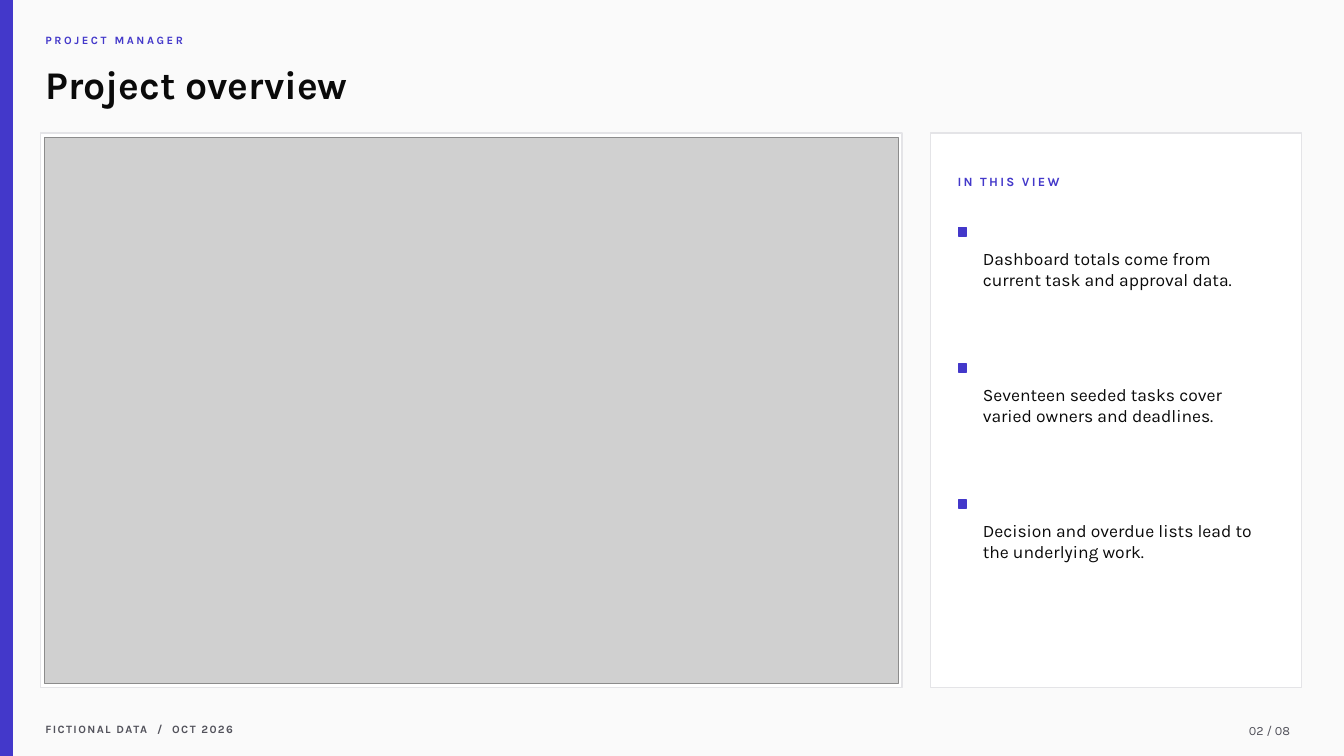
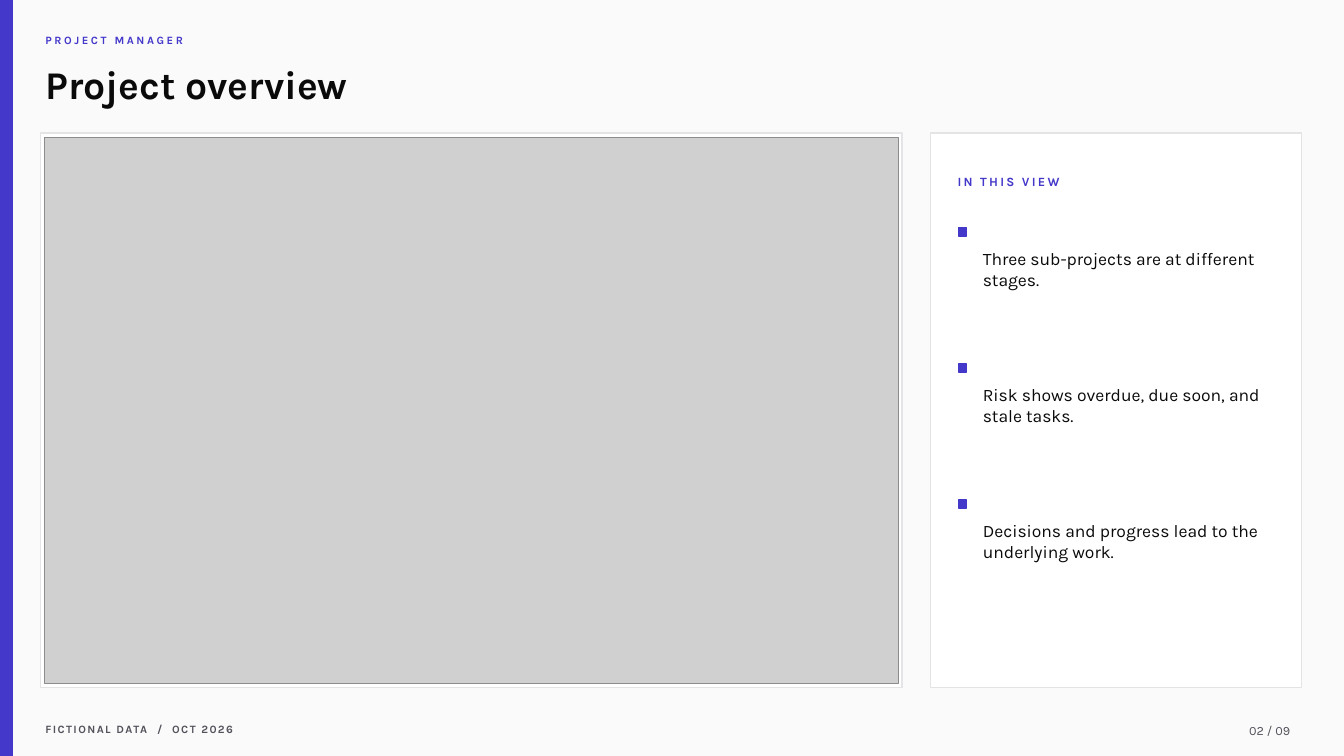
Before and after one commit to samarth-biztel/CVRDE, a slide deck: slide 2 of docs/CVRDE_Demo_Presentation.pptx. Drawn at 1344x756 pixels with LibreOffice and Linux fonts; fonts in the diff are those of the drawing; grey boxes stand for pictures. Boxes give left, top, right and bottom in pixels: in the first picture for what was removed or moved away, otherwise in the second. Text is boxed around its words. In the diff, an @@ line names an element or a change of style, - is before the commit and + after.

```diff
--- a/docs/CVRDE_Demo_Presentation.pptx
+++ b/docs/CVRDE_Demo_Presentation.pptx
@@ text at (983,253,1254,291): text changed @@
-Dashboard totals come from current task and approval data.
+Three sub-projects are at different stages.
@@ text at (983,389,1260,423): text changed @@
-Seventeen seeded tasks cover varied owners and deadlines.
+Risk shows overdue, due soon, and stale tasks.
@@ text at (983,525,1258,563): text changed @@
-Decision and overdue lists lead to the underlying work.
+Decisions and progress lead to the underlying work.
@@ text at (1249,727,1290,735): text changed @@
-02 / 08
+02 / 09
```
Also in this commit, not shown: 7 other slides changed, 1 slide added, 15 other files.
